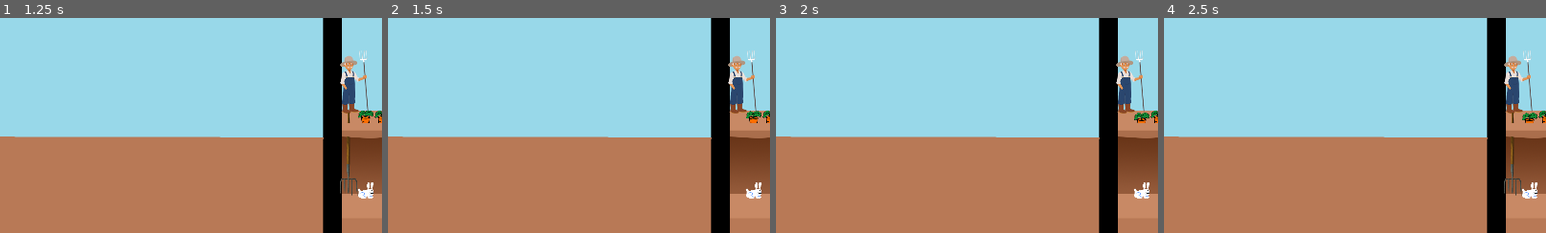
Above: before the commit, frames 1-4 (left to right).
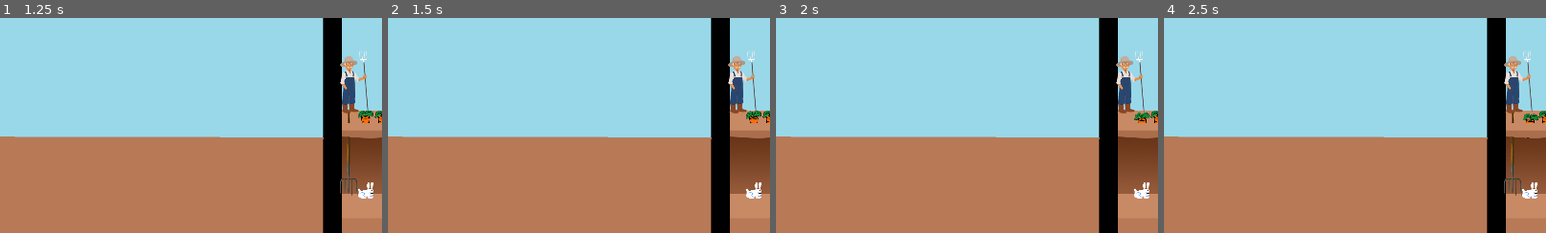
Above: after the commit, the same moments.

Repository: Brusi/ggj23
Game: Godot game, scene res://Game.tscn
The game is run twice, just before and just after one commit, with the same random seed, the same clock (stepped at 60 frames per second) and the same inputs.
Inputs:
- Up to frame 1 (1.25 s): tap Enter at 0.5 s; hold D (farmer_right) from 0.53 s (still down); hold S (farmer_pitchfork) from 0.53 s (still down)
- Up to frame 2 (1.5 s): tap Space at 1.25 s; release D (farmer_right) at 1.28 s; release S (farmer_pitchfork) at 1.28 s; hold Down (rabbit_down) from 1.28 s (still down); tap S (farmer_pitchfork) at 1.35 s
- Up to frame 3 (2 s): keep holding Down (rabbit_down)
- Up to frame 4 (2.5 s): tap Enter at 2 s; release Down (rabbit_down) at 2.03 s; hold D (farmer_right) from 2.03 s (still down); hold S (farmer_pitchfork) from 2.03 s (still down)
The pictures show only the part of the screen within x 6-56%, y 26-76%; the shares and areas given below are measured in that part.

Frame 1 is identical in both runs. In frame 2, less than 0.1% of the frame differs, in the area x 93-98%, y 43-49%; in frame 3, less than 0.1%; in frame 4, 0.1%, in the area x 93-98%, y 44-56%.

Commit message:
Make the carrot mechanics better

Diff:
--- a/project/Carrot.gd
+++ b/project/Carrot.gd
@@ -10,6 +10,10 @@
 var out := 0.0
 var speed := 0.0
 var fade_out_delay := 0.0
+var rot_speed := 0.0
+var rot_speed_diff := 0.0
+
+var alive := true
 
 # Called when the node enters the scene tree for the first time.
 func _ready():
@@ -18,9 +22,33 @@
 
 # Called every frame. 'delta' is the elapsed time since the previous frame.
 func _physics_process(delta):
-	if not attached:
+	if attached:
+		rot_speed -= sign(rot_speed) * min(abs(rot_speed), 0.003 * 2 * PI)
+
+		if being_pulled_for > 0:
+			var use_delta = min(delta, being_pulled_for)
+			being_pulled_for -= use_delta
+			rot_speed_diff += use_delta
+			rot_speed += 0.05 * 2 * PI * cos(PI * rot_speed_diff / 0.1)
+			$CarrotGraphics.offset.x = 2 * cos(PI * rot_speed_diff / 0.01)
+		else:
+			rot_speed_diff = 0
+
+		if rotation > 0:
+			rot_speed -= max(0, min(rotation / delta + rot_speed, 0.01 * 2 * PI))
+		elif rotation < 0:
+			rot_speed += max(0, min(-rotation / delta - rot_speed, 0.01 * 2 * PI))
+
+		rotation += rot_speed * delta
+	elif alive:
 		if position.y + shape.extents.y < rabbit.position.y + rabbit.shape.extents.y:
 			speed += 10
 			position.y += speed * delta
-	else:
-		pass
+		else:
+			fade_out_delay += delta
+
+			if fade_out_delay > 1.0 and fade_out_delay < 1.5:
+				modulate.a = cos(PI * (min(fade_out_delay, 1.5) - 1.0) / 0.5)
+			elif fade_out_delay >= 1.5:
+				alive = false
+				modulate.a = 0
--- a/project/Rabbit.gd
+++ b/project/Rabbit.gd
@@ -5,13 +5,15 @@
 export var min_x: = 980
 export var max_x: = 1920
 export var speed: = 200.0
-export var after_pull_delay: = 1.0
+export var after_pull_delay: = 0.2
 export var pulling_time: = 2.5
+export var min_pull_time: = 0.3
 export var carrot_margin := 10
 var is_dead: bool = false
 
 var current_action = ""
 var pulling_delay = 0.0
+var min_active_pulling_time = 0.0
 var pulling := false
 
 const ACTIONS = ["rabbit_right", "rabbit_left", "rabbit_down"]
@@ -55,7 +57,11 @@
 
 			if current_action != "" and Input.is_action_pressed(current_action):
 				next_action = current_action
+			elif min_active_pulling_time >= delta and pulling:
+				min_active_pulling_time -= delta
+				next_action = "rabbit_down"
 			else:
+				min_active_pulling_time = 0
 				for possible_action in ACTIONS:
 					if Input.is_action_pressed(possible_action):
 						if next_action == "":
@@ -90,6 +96,9 @@
 					var pulled_before = pulling
 					pulling = _pull_carrot(delta)
 
+					if not pulled_before and pulling:
+						min_active_pulling_time = min_pull_time
+
 					if pulled_before and not pulling:
 						current_action = ""
 						pulling_delay = after_pull_delay
--- a/project/project.godot
+++ b/project/project.godot
@@ -29,7 +29,6 @@
 "Game": "",
 "Rabbit": ""
 }
-
 
 [application]
 
